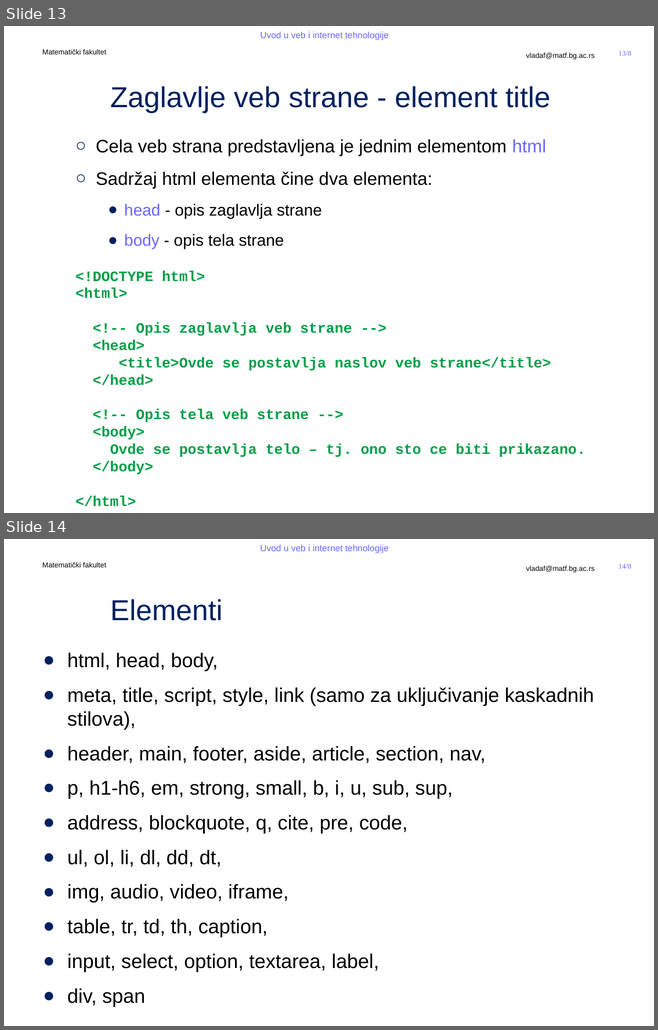
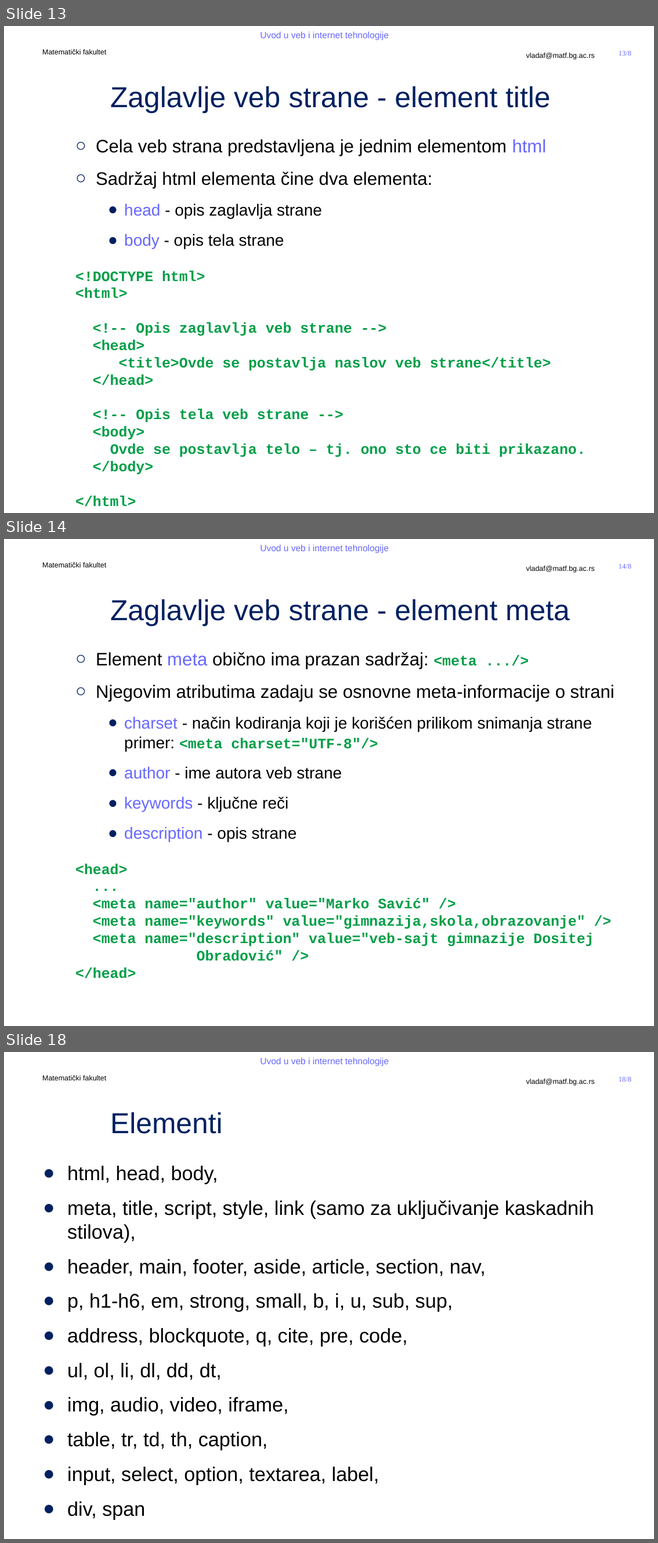
Before and after one commit to MatfUVIT/info, a slide deck: predavanja/prezentacije/UVIT03-01-HTML 5.pptx. Shown one above the other, each under a label of ours: slides 13 and 14 before the commit, slides 13, 14 and 18 after it; the slides between them are not shown. The pictures are 658x1030 and 658x1543 pixels, drawn with LibreOffice and Linux fonts; fonts in the diff are those of the drawing; background and template pictures are left out. Boxes give left, top, right and bottom in pixels: in the first picture for what was removed or moved away, otherwise in the second. Text is boxed around its words. In the diff, an @@ line names an element or a change of style, - is before the commit and + after.

```diff
--- a/predavanja/prezentacije/UVIT03-01-HTML 5.pptx
+++ b/predavanja/prezentacije/UVIT03-01-HTML 5.pptx
@@ slide 14 added at (x1=4, y1=539, x2=654, y2=1026), background #FFFFFF; not listed: 5 template elements that a slide beside it also shows @@
@@ title added at (x1=110, y1=599, x2=570, y2=626), 32 pt, text #002060 @@
+Zaglavlje veb strane - element meta
@@ text added at (x1=75, y1=652, x2=614, y2=979), 16 pt, text #009E47 @@
+  ○ Element meta obično ima prazan sadržaj: <meta .../>
+  ○ Njegovim atributima zadaju se osnovne meta-informacije o strani
+    ● charset - način kodiranja koji je korišćen prilikom snimanja strane
+      primer: <meta charset="UTF-8"/>
+    ● author - ime autora veb strane
+    ● keywords - ključne reči
+    ● description - opis strane
+  <head>
+  ...
+  <meta name="author" value="Marko Savić" />
+  <meta name="keywords" value="gimnazija,skola,obrazovanje" />
+  <meta name="description" value="veb-sajt gimnazije Dositej
+  Obradović" />
+  </head>
@@ what was slide 14 is now slide 18 @@
@@ page number at (x1=618, y1=1077, x2=631, y2=1082): text changed @@
-14/8
+18/8
```
Also in this commit, not shown: 1 slide changed, 3 other slides added, 13 other files.
